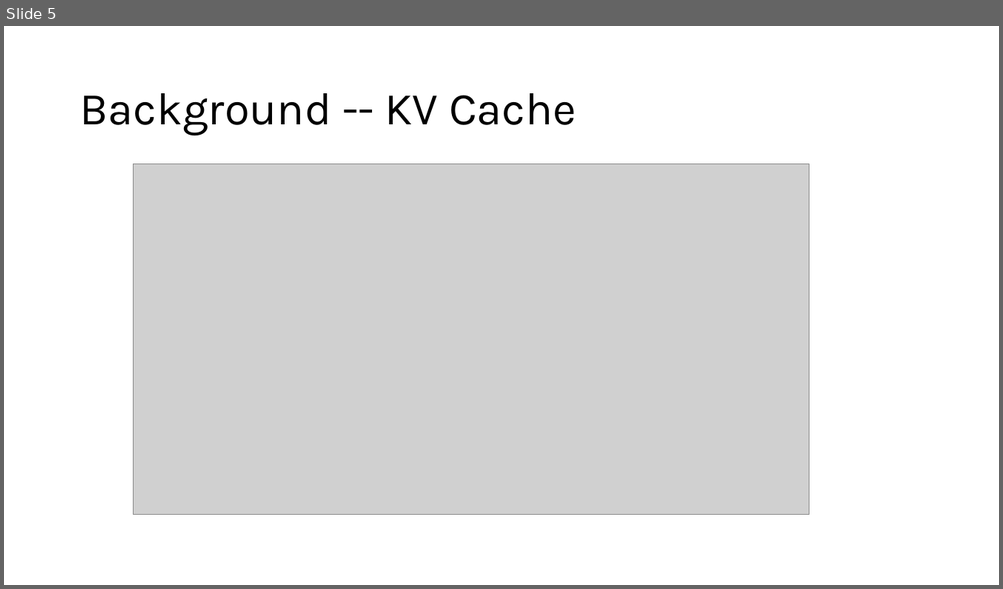
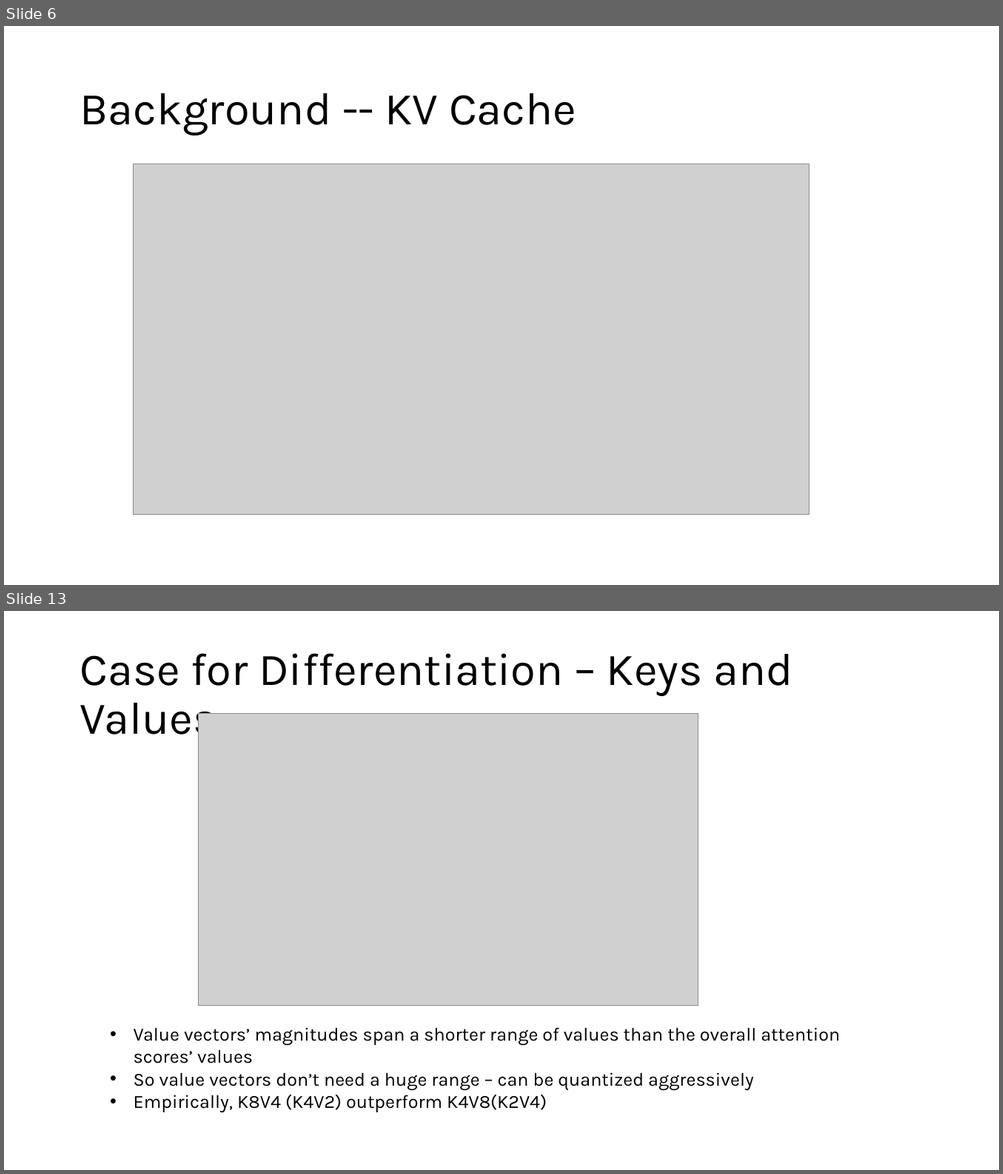
Before and after one commit to HaseebLUMS/Onyx-Presentation, a slide deck: DiffKV MLSys Seminar.pptx. Shown one above the other, each under a label of ours: slide 5 before the commit, slides 6 and 13 after it; the slides between them are not shown. The pictures are 1003x589 and 1003x1174 pixels, drawn with LibreOffice and Linux fonts; fonts in the diff are those of the drawing; grey boxes stand for pictures. Boxes give left, top, right and bottom in pixels: in the first picture for what was removed or moved away, otherwise in the second. Text is boxed around its words. In the diff, an @@ line names an element or a change of style, - is before the commit and + after.

```diff
--- a/DiffKV MLSys Seminar.pptx
+++ b/DiffKV MLSys Seminar.pptx
@@ slide 13 added at (x1=4, y1=611, x2=999, y2=1170), background #FFFFFF @@
@@ title added at (x1=79, y1=653, x2=792, y2=745), 44 pt, text #000000 @@
+Case for Differentiation – Keys and Values
@@ picture added at (x1=199, y1=713, x2=698, y2=1006) @@
@@ text added at (x1=134, y1=1028, x2=839, y2=1113), 18 pt, text #000000 @@
+• Value vectors’ magnitudes span a shorter range of values than the overall attention scores’ values
+• So value vectors don’t need a huge range – can be quantized aggressively
+• Empirically, K8V4 (K4V2) outperform K4V8(K2V4)
@@ what was slide 5 is now slide 6 @@
```
Also in this commit, not shown: 3 slides changed, 7 other slides added.
